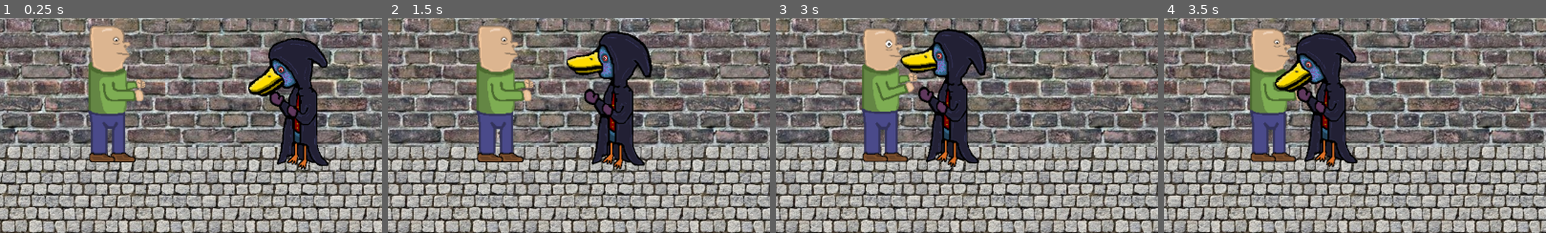
Above: before the commit, frames 1-4 (left to right).
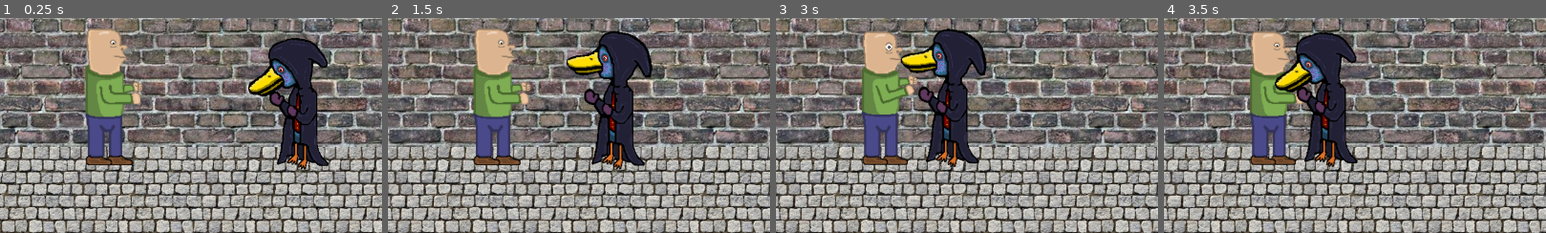
Above: after the commit, the same moments.

Repository: wildin-72/untitled_wild_game
Game: Godot game, scene res://scenes/GameScene/Levels/Level1.tscn
The game is run twice, just before and just after one commit, with the same random seed, the same clock (stepped at 60 frames per second) and the same inputs. This scene is started directly instead of the project's main scene.
Inputs (mouse positions are % of the whole screen's width and height, from its top left):
- Up to frame 1 (0.25 s): no input
- Up to frame 2 (1.5 s): tap Enter (ui_accept) at 0.5, 0.77 s; move the mouse to (72, 45) at 0.52 s; hold Right (ui_right) 0.53-1.25 s; hold E (attack1) 0.53-1.25 s; click (72, 45) at 0.67 s; drag from (30, 55) to (53, 72) at 1.27 s
- Up to frame 3 (3 s): move the mouse to (60, 28) at 2.02 s; hold Right (ui_right) 2.03-2.75 s; hold D (attack3) 2.03-2.75 s; drag from (45, 70) to (20, 35) at 2.77 s
- Up to frame 4 (3.5 s): no input
The pictures show only the part of the screen within x 36-86%, y 40-90%; the shares and areas given below are measured in that part.

The runs differ from the first frame. In frame 1, 3.9% of the frame differs, in the area x 22-38%, y 3-69%; in frame 2, 3.9%; in frame 3, 2.2%; in frame 4, 1.9%.

Commit message:
fixed player bugs

Diff:
--- a/entities/Player/player.tscn
+++ b/entities/Player/player.tscn
@@ -13,6 +13,8 @@
 [ext_resource type="Script" path="res://entities/Player/player_attack1_state.gd" id="8_71a5d"]
 [ext_resource type="Script" path="res://entities/Player/player_attack2_state.gd" id="9_ylbjf"]
 [ext_resource type="Script" path="res://entities/Player/player_attack3_state.gd" id="10_310bg"]
+[ext_resource type="Script" path="res://entities/Player/player_hurt_state.gd" id="14_57q41"]
+[ext_resource type="Script" path="res://entities/Player/player_dead_state.gd" id="15_cnt45"]
 
 [sub_resource type="Animation" id="Animation_3jn3w"]
 length = 0.001
@@ -122,7 +124,31 @@
 "times": PackedFloat32Array(0),
 "transitions": PackedFloat32Array(1),
 "update": 0,
-"values": [Vector2(5, -20)]
+"values": [Vector2(0, -20)]
+}
+tracks/9/type = "value"
+tracks/9/imported = false
+tracks/9/enabled = true
+tracks/9/path = NodePath("Icon:self_modulate")
+tracks/9/interp = 1
+tracks/9/loop_wrap = true
+tracks/9/keys = {
+"times": PackedFloat32Array(0),
+"transitions": PackedFloat32Array(1),
+"update": 0,
+"values": [Color(1, 0, 0, 1)]
+}
+tracks/10/type = "value"
+tracks/10/imported = false
+tracks/10/enabled = true
+tracks/10/path = NodePath("Icon:rotation")
+tracks/10/interp = 1
+tracks/10/loop_wrap = true
+tracks/10/keys = {
+"times": PackedFloat32Array(0),
+"transitions": PackedFloat32Array(1),
+"update": 0,
+"values": [-1.5708]
 }
 
 [sub_resource type="Animation" id="Animation_o74dv"]
@@ -138,7 +164,7 @@
 "times": PackedFloat32Array(0),
 "transitions": PackedFloat32Array(1),
 "update": 0,
-"values": [Vector2(40, 0)]
+"values": [Vector2(50, -116)]
 }
 tracks/1/type = "value"
 tracks/1/imported = false
@@ -211,6 +237,18 @@
 "transitions": PackedFloat32Array(1),
 "update": 0,
 "values": [1.5708]
+}
+tracks/7/type = "value"
+tracks/7/imported = false
+tracks/7/enabled = true
+tracks/7/path = NodePath("Icon:self_modulate")
+tracks/7/interp = 1
+tracks/7/loop_wrap = true
+tracks/7/keys = {
+"times": PackedFloat32Array(0),
+"transitions": PackedFloat32Array(1),
+"update": 0,
+"values": [Color(1, 1, 1, 1)]
 }
 
 [sub_resource type="Animation" id="Animation_im36q"]
@@ -227,7 +265,7 @@
 "times": PackedFloat32Array(0),
 "transitions": PackedFloat32Array(1),
 "update": 0,
-"values": [Vector2(51, -15)]
+"values": [Vector2(55, -130)]
 }
 tracks/1/type = "value"
 tracks/1/imported = false
@@ -312,6 +350,18 @@
 "transitions": PackedFloat32Array(1),
 "update": 0,
 "values": [1.5708]
+}
+tracks/8/type = "value"
+tracks/8/imported = false
+tracks/8/enabled = true
+tracks/8/path = NodePath("Icon:self_modulate")
+tracks/8/interp = 1
+tracks/8/loop_wrap = true
+tracks/8/keys = {
+"times": PackedFloat32Array(0.05),
+"transitions": PackedFloat32Array(1),
+"update": 0,
+"values": [Color(1, 1, 1, 1)]
 }
 
 [sub_resource type="Animation" id="Animation_afccx"]
@@ -328,7 +378,7 @@
 "times": PackedFloat32Array(0),
 "transitions": PackedFloat32Array(1),
 "update": 0,
-"values": [Vector2(69, -53)]
+"values": [Vector2(69, -163)]
 }
 tracks/1/type = "value"
 tracks/1/imported = false
@@ -425,6 +475,18 @@
 "transitions": PackedFloat32Array(1),
 "update": 0,
 "values": [0.0]
+}
+tracks/9/type = "value"
+tracks/9/imported = false
+tracks/9/enabled = true
+tracks/9/path = NodePath("Icon:self_modulate")
+tracks/9/interp = 1
+tracks/9/loop_wrap = true
+tracks/9/keys = {
+"times": PackedFloat32Array(0.05),
+"transitions": PackedFloat32Array(1),
+"update": 0,
+"values": [Color(1, 1, 1, 1)]
 }
 
 [sub_resource type="Animation" id="Animation_78f81"]
@@ -456,6 +518,42 @@
 "update": 1,
 "values": [0, 1, 2, 3]
 }
+tracks/2/type = "value"
+tracks/2/imported = false
+tracks/2/enabled = true
+tracks/2/path = NodePath("Icon:self_modulate")
+tracks/2/interp = 1
+tracks/2/loop_wrap = true
+tracks/2/keys = {
+"times": PackedFloat32Array(0),
+"transitions": PackedFloat32Array(1),
+"update": 0,
+"values": [Color(1, 1, 1, 1)]
+}
+tracks/3/type = "value"
+tracks/3/imported = false
+tracks/3/enabled = true
+tracks/3/path = NodePath("Icon:rotation")
+tracks/3/interp = 1
+tracks/3/loop_wrap = true
+tracks/3/keys = {
+"times": PackedFloat32Array(0),
+"transitions": PackedFloat32Array(1),
+"update": 0,
+"values": [0.0]
+}
+tracks/4/type = "value"
+tracks/4/imported = false
+tracks/4/enabled = true
+tracks/4/path = NodePath("Icon:position")
+tracks/4/interp = 1
+tracks/4/loop_wrap = true
+tracks/4/keys = {
+"times": PackedFloat32Array(0),
+"transitions": PackedFloat32Array(1),
+"update": 0,
+"values": [Vector2(0, -15)]
+}
 
 [sub_resource type="Animation" id="Animation_akdc2"]
 resource_name = "walk"
@@ -486,6 +584,133 @@
 "update": 1,
 "values": [0, 1, 2, 3]
 }
+tracks/2/type = "value"
+tracks/2/imported = false
+tracks/2/enabled = true
+tracks/2/path = NodePath("Icon:self_modulate")
+tracks/2/interp = 1
+tracks/2/loop_wrap = true
+tracks/2/keys = {
+"times": PackedFloat32Array(0),
+"transitions": PackedFloat32Array(1),
+"update": 0,
+"values": [Color(1, 1, 1, 1)]
+}
+tracks/3/type = "value"
+tracks/3/imported = false
+tracks/3/enabled = true
+tracks/3/path = NodePath("Icon:position")
+tracks/3/interp = 1
+tracks/3/loop_wrap = true
+tracks/3/keys = {
+"times": PackedFloat32Array(0),
+"transitions": PackedFloat32Array(1),
+"update": 0,
+"values": [Vector2(0, -15)]
+}
+tracks/4/type = "value"
+tracks/4/imported = false
+tracks/4/enabled = true
+tracks/4/path = NodePath("Icon:rotation")
+tracks/4/interp = 1
+tracks/4/loop_wrap = true
+tracks/4/keys = {
+"times": PackedFloat32Array(0),
+"transitions": PackedFloat32Array(1),
+"update": 0,
+"values": [0.0]
+}
+
+[sub_resource type="Animation" id="Animation_wefgs"]
+resource_name = "hurt"
+length = 0.1
+tracks/0/type = "value"
+tracks/0/imported = false
+tracks/0/enabled = true
+tracks/0/path = NodePath("Icon:self_modulate")
+tracks/0/interp = 1
+tracks/0/loop_wrap = true
+tracks/0/keys = {
+"times": PackedFloat32Array(0, 0.1),
+"transitions": PackedFloat32Array(1, 1),
+"update": 0,
+"values": [Color(1, 0, 0, 1), Color(1, 1, 1, 1)]
+}
+tracks/1/type = "value"
+tracks/1/imported = false
+tracks/1/enabled = true
+tracks/1/path = NodePath("Icon:position")
+tracks/1/interp = 1
+tracks/1/loop_wrap = true
+tracks/1/keys = {
+"times": PackedFloat32Array(0, 0.1),
+"transitions": PackedFloat32Array(1, 1),
+"update": 0,
+"values": [Vector2(-5, -15), Vector2(0, -15)]
+}
+
+[sub_resource type="Animation" id="Animation_ekfdr"]
+resource_name = "die"
+tracks/0/type = "value"
+tracks/0/imported = false
+tracks/0/enabled = true
+tracks/0/path = NodePath("Icon:frame")
+tracks/0/interp = 1
+tracks/0/loop_wrap = true
+tracks/0/keys = {
+"times": PackedFloat32Array(0, 0.2, 0.4),
+"transitions": PackedFloat32Array(1, 1, 1),
+"update": 1,
+"values": [0, 1, 2]
+}
+tracks/1/type = "value"
+tracks/1/imported = false
+tracks/1/enabled = true
+tracks/1/path = NodePath("Icon:position")
+tracks/1/interp = 1
+tracks/1/loop_wrap = true
+tracks/1/keys = {
+"times": PackedFloat32Array(0, 0.6),
+"transitions": PackedFloat32Array(1, 1),
+"update": 0,
+"values": [Vector2(0, -15), Vector2(60, -15)]
+}
+tracks/2/type = "value"
+tracks/2/imported = false
+tracks/2/enabled = true
+tracks/2/path = NodePath("Icon:rotation")
+tracks/2/interp = 1
+tracks/2/loop_wrap = true
+tracks/2/keys = {
+"times": PackedFloat32Array(0, 0.6),
+"transitions": PackedFloat32Array(1, 1),
+"update": 0,
+"values": [0.0, -1.5708]
+}
+tracks/3/type = "value"
+tracks/3/imported = false
+tracks/3/enabled = true
+tracks/3/path = NodePath("Icon:self_modulate")
+tracks/3/interp = 1
+tracks/3/loop_wrap = true
+tracks/3/keys = {
+"times": PackedFloat32Array(0),
+"transitions": PackedFloat32Array(1),
+"update": 0,
+"values": [Color(1, 0, 0, 1)]
+}
+tracks/4/type = "value"
+tracks/4/imported = false
+tracks/4/enabled = true
+tracks/4/path = NodePath("Icon:texture")
+tracks/4/interp = 1
+tracks/4/loop_wrap = true
+tracks/4/keys = {
+"times": PackedFloat32Array(0),
+"transitions": PackedFloat32Array(1),
+"update": 1,
+"values": [ExtResource("3_w62ff")]
+}
 
 [sub_resource type="AnimationLibrary" id="AnimationLibrary_olu7p"]
 _data = {
@@ -493,6 +718,8 @@
 "attack1": SubResource("Animation_o74dv"),
 "attack2": SubResource("Animation_im36q"),
 "attack3": SubResource("Animation_afccx"),
+"die": SubResource("Animation_ekfdr"),
+"hurt": SubResource("Animation_wefgs"),
 "idle": SubResource("Animation_78f81"),
 "walk": SubResource("Animation_akdc2")
 }
@@ -505,12 +732,16 @@
 height = 212.0
 
 [sub_resource type="CapsuleShape2D" id="CapsuleShape2D_2t5e8"]
-
-[node name="Player" type="CharacterBody2D" groups=["Player"]]
+height = 48.0
+
+[node name="Player" type="CharacterBody2D" node_paths=PackedStringArray("health") groups=["Player"]]
 script = ExtResource("1_d4p6m")
+health = NodePath("Health")
 
 [node name="Icon" type="Sprite2D" parent="."]
-position = Vector2(5, -20)
+self_modulate = Color(1, 0, 0, 1)
+position = Vector2(0, -20)
+rotation = -1.5708
 scale = Vector2(1.23, 1.23)
 texture = ExtResource("2_sojug")
 offset = Vector2(0, -96)
@@ -581,5 +812,16 @@
 animator = NodePath("../../AnimationPlayer")
 actor = NodePath("../..")
 
+[node name="PlayerHurtState" type="Node" parent="StateMachine" node_paths=PackedStringArray("animator")]
+script = ExtResource("14_57q41")
+animator = NodePath("../../AnimationPlayer")
+
+[node name="PlayerDeadState" type="Node" parent="StateMachine" node_paths=PackedStringArray("actor", "animator")]
+script = ExtResource("15_cnt45")
+actor = NodePath("../..")
+animator = NodePath("../../AnimationPlayer")
+
+[connection signal="received_damage" from="Hurtbox" to="." method="_on_hurtbox_received_damage"]
+[connection signal="health_depleted" from="Health" to="." method="_on_health_health_depleted"]
 [connection signal="flipped" from="StateMachine/PlayerMoveState" to="." method="_on_player_move_state_flipped"]
 [connection signal="unflipped" from="StateMachine/PlayerMoveState" to="." method="_on_player_move_state_unflipped"]
Not shown: 1 places in entities/Player/player.tscn that only renumber resources
